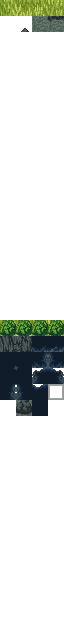
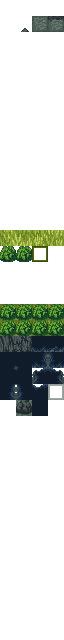
Revision of a layered 64x640 image; what changed, layer by layer:
added layer "貼り付けられたレイヤー #9" above "貼り付けられたレイヤー #1" over [left=32, top=16, right=64, bottom=32]
added layer "貼り付けられたレイヤー #8" above "貼り付けられたレイヤー #4" over [left=0, top=320, right=64, bottom=336]
added layer "貼り付けられたレイヤー #4" above "貼り付けられたレイヤー #6" over [left=0, top=230, right=64, bottom=320]
added layer "貼り付けられたレイヤー #6" (50%) above "貼り付けられたレイヤー #5" over [left=0, top=304, right=64, bottom=336]
added layer "貼り付けられたレイヤー #3" above "貼り付けられたレイヤー #7" over [left=0, top=304, right=64, bottom=320]
added layer "貼り付けられたレイヤー #7" above "BG_00.png" over [left=0, top=320, right=64, bottom=336]
hid "BG_00.png" over [left=0, top=0, right=64, bottom=336]
